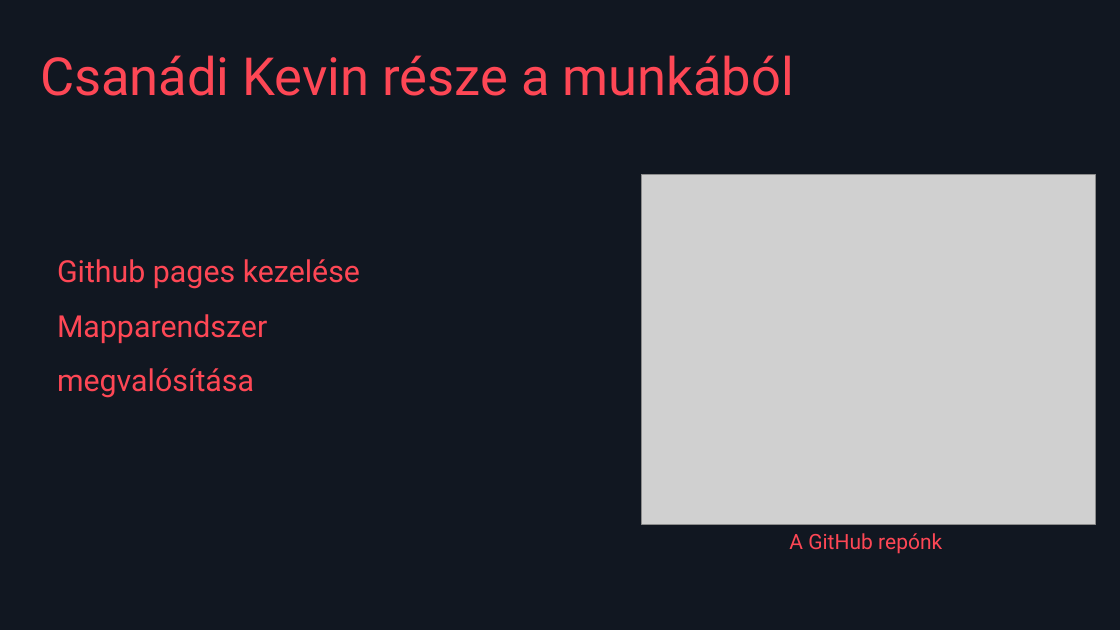
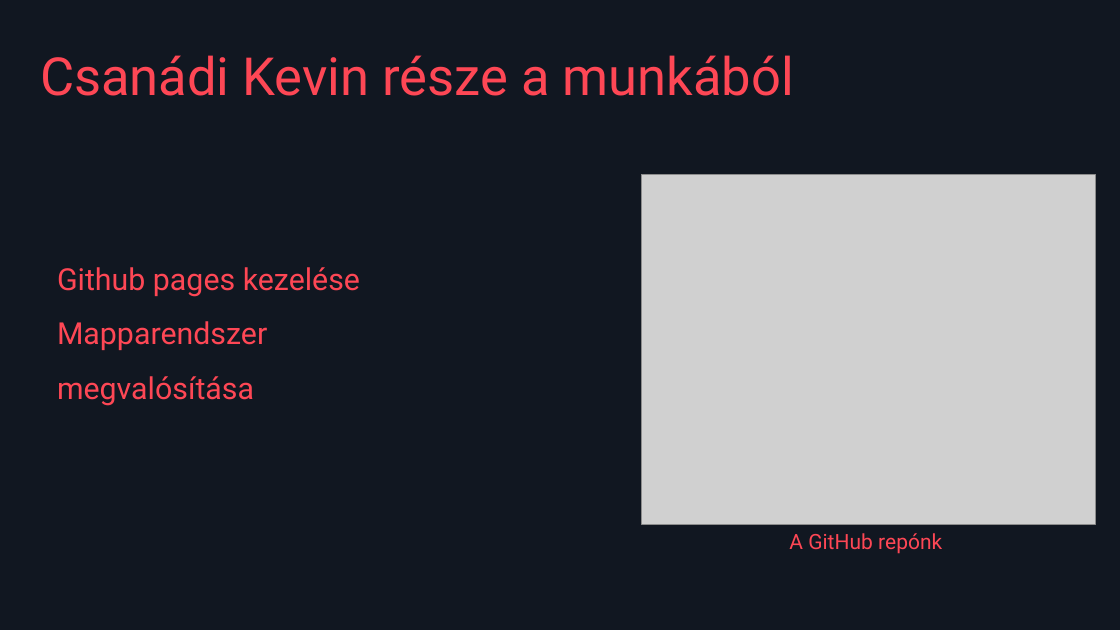
Before and after one commit to Kewkew00/Holy_project, a slide deck: slide 6 of VALORANT útmutató.pptx. Drawn at 1120x630 pixels with LibreOffice and Linux fonts; fonts in the diff are those of the drawing; grey boxes stand for pictures. Boxes give left, top, right and bottom in pixels: in the first picture for what was removed or moved away, otherwise in the second. Text is boxed around its words. In the diff, an @@ line names an element or a change of style, - is before the commit and + after.

```diff
--- a/VALORANT útmutató.pptx
+++ b/VALORANT útmutató.pptx
@@ text "Github pages kezelése": place and size @@
-text "Github pages kezelése" at [57, 259, 360, 398]
+text "Github pages kezelése" at [57, 267, 360, 406]
```
Also in this commit, not shown: 4 other slides changed, 1 slide added.
